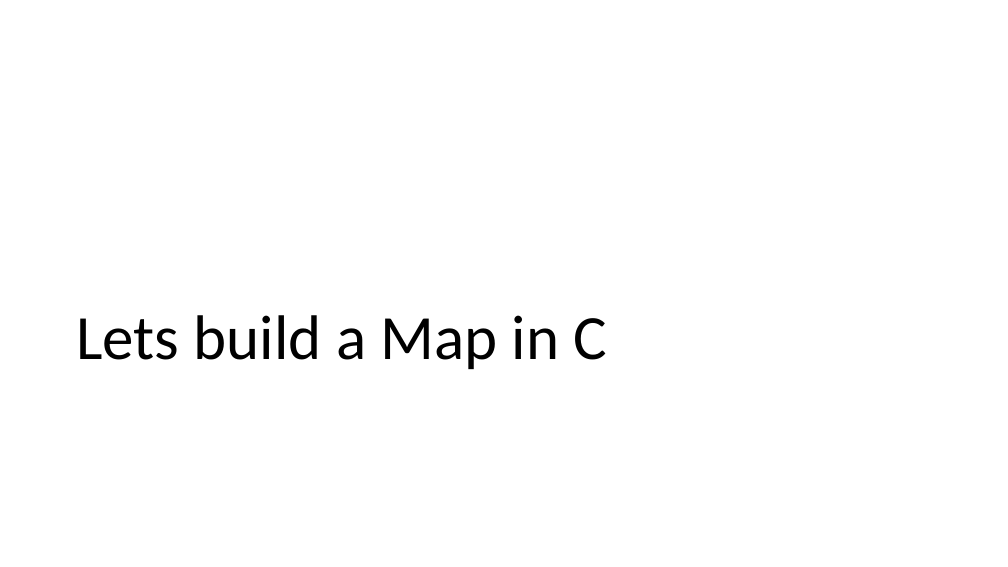
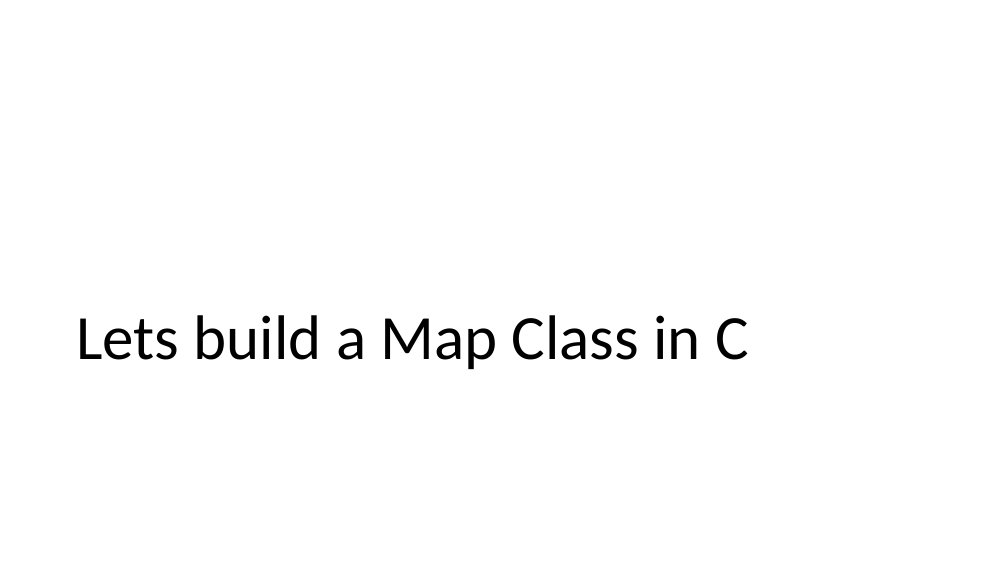
Before and after one commit to csev/cc4e, a slide deck: slide 26 of lectures/CC-04-Maps.pptx. Drawn at 1008x567 pixels with LibreOffice and Linux fonts; fonts in the diff are those of the drawing. Boxes give left, top, right and bottom in pixels: in the first picture for what was removed or moved away, otherwise in the second. Text is boxed around its words. In the diff, an @@ line names an element or a change of style, - is before the commit and + after.

```diff
--- a/lectures/CC-04-Maps.pptx
+++ b/lectures/CC-04-Maps.pptx
@@ title at [76,315,749,369]: text changed @@
-Lets build a Map in C
+Lets build a Map Class in C
```
Also in this commit, not shown: 10 other slides changed, 19 other files.
